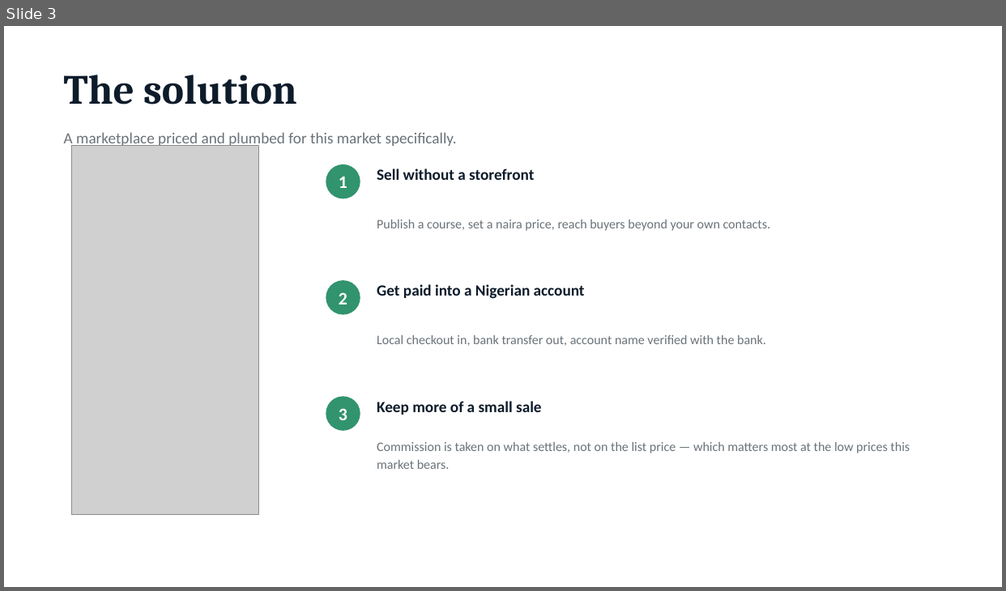
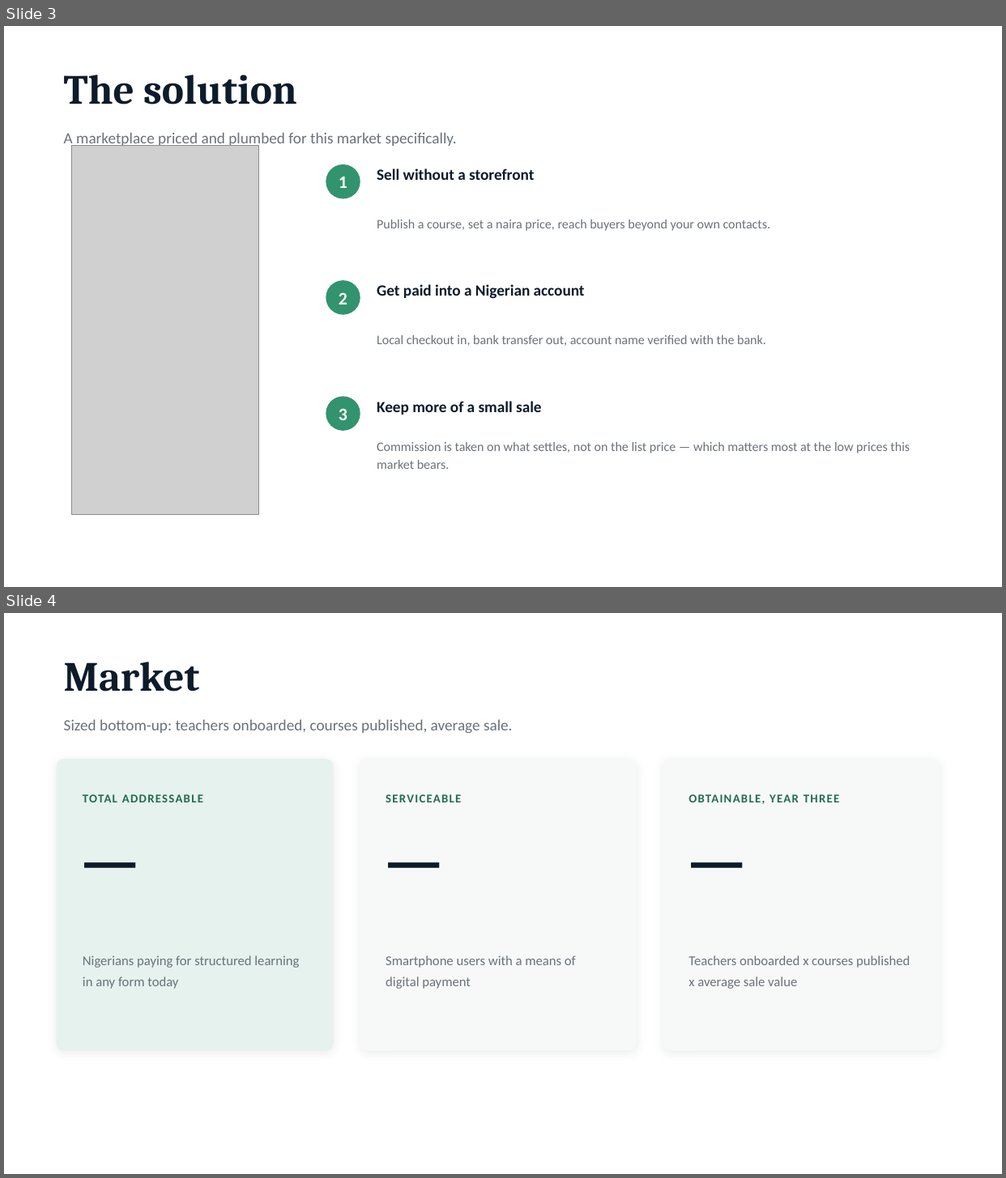
Before and after one commit to Usmandankama/padi_learn, a slide deck: docs/decks/PadiLearn-Investor-Pitch.pptx. Shown one above the other, each under a label of ours: slide 3 before the commit, slides 3 and 4 after it. The pictures are 1006x591 and 1006x1178 pixels, drawn with LibreOffice and Linux fonts; fonts in the diff are those of the drawing; grey boxes stand for pictures. Boxes give left, top, right and bottom in pixels: in the first picture for what was removed or moved away, otherwise in the second. Text is boxed around its words. In the diff, an @@ line names an element or a change of style, - is before the commit and + after.

```diff
--- a/docs/decks/PadiLearn-Investor-Pitch.pptx
+++ b/docs/decks/PadiLearn-Investor-Pitch.pptx
@@ slide 4 added at bbox=[4, 613, 1002, 1174], background #FFFFFF @@
@@ text added at bbox=[64, 662, 200, 692], 40 pt, text #0D1B2A, bold @@
+Market
@@ text added at bbox=[64, 719, 513, 734], 15 pt, text #6A7278 @@
+Sized bottom-up: teachers onboarded, courses published, average sale.
@@ rounded rectangle added at bbox=[57, 759, 334, 1051], fill #E6F2ED @@
@@ rounded rectangle added at bbox=[360, 759, 637, 1051], fill #F7F9F8 @@
@@ rounded rectangle added at bbox=[663, 759, 940, 1051], fill #F7F9F8 @@
@@ text added at bbox=[83, 794, 203, 803], 11.5 pt, text #236B50, bold @@
+TOTAL ADDRESSABLE
@@ text added at bbox=[386, 794, 461, 803], 11.5 pt, text #236B50, bold @@
+SERVICEABLE
@@ text added at bbox=[688, 794, 839, 804], 11.5 pt, text #236B50, bold @@
+OBTAINABLE, YEAR THREE
@@ text added at bbox=[83, 819, 307, 897], 54 pt, text #0D1B2A, bold @@
+—
@@ text added at bbox=[386, 819, 611, 897], 54 pt, text #0D1B2A, bold @@
+—
@@ text added at bbox=[689, 819, 914, 897], 54 pt, text #0D1B2A, bold @@
+—
@@ text added at bbox=[83, 956, 299, 989], 13 pt, text #6A7278 @@
+Nigerians paying for structured learning in any form today
@@ text added at bbox=[386, 956, 576, 989], 13 pt, text #6A7278 @@
+Smartphone users with a means of digital payment
@@ text added at bbox=[688, 956, 910, 989], 13 pt, text #6A7278 @@
+Teachers onboarded x courses published x average sale value
```
Also in this commit, not shown: 6 slides changed, 2 other slides added, 3 slides removed, 2 other files.
